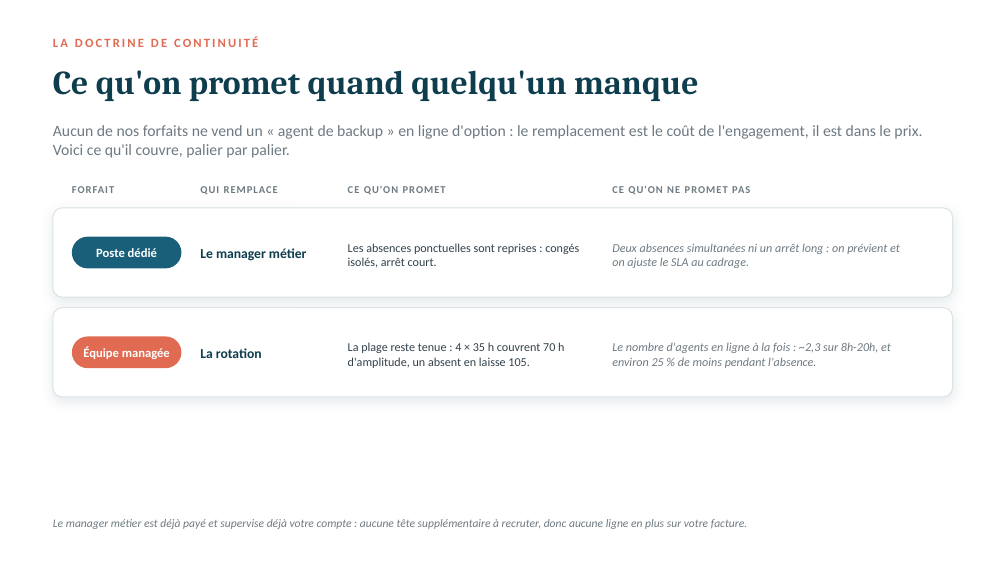
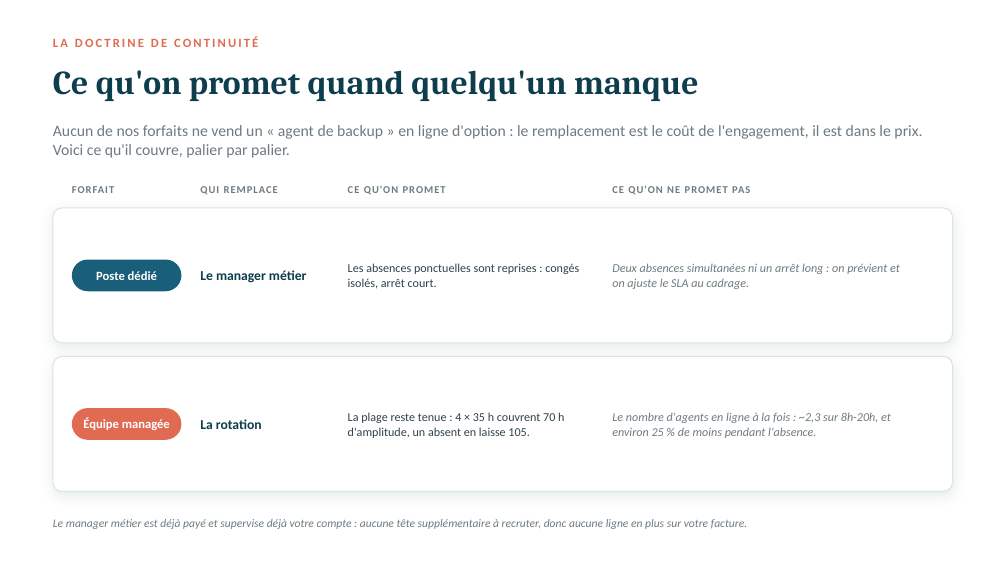
Before and after one commit to valerienvalerien/Salve2, a slide deck: slide 6 of 04-Closing/PLAQUETTE-DEDIE-VS-NONSTOP.pptx. Drawn at 1008x567 pixels with LibreOffice and Linux fonts; fonts in the diff are those of the drawing. Boxes give left, top, right and bottom in pixels: in the first picture for what was removed or moved away, otherwise in the second. Text is boxed around its words. In the diff, an @@ line names an element or a change of style, - is before the commit and + after.

```diff
--- a/04-Closing/PLAQUETTE-DEDIE-VS-NONSTOP.pptx
+++ b/04-Closing/PLAQUETTE-DEDIE-VS-NONSTOP.pptx
@@ rounded rectangle: place and size @@
-rounded rectangle at [53, 208, 953, 297]
+rounded rectangle at [53, 208, 953, 343]
@@ rounded rectangle at [53, 208, 953, 343]: proportions changed @@
@@ text "Le manager métier": place and size @@
-text "Le manager métier" at [200, 248, 307, 261]
+text "Le manager métier" at [200, 270, 307, 283]
@@ text "Les absences ponctuelles sont reprises ...": place and size @@
-text "Les absences ponctuelles sont reprises ..." at [348, 243, 579, 268]
+text "Les absences ponctuelles sont reprises ..." at [348, 263, 579, 289]
@@ text "Deux absences simultanées ni un ...": place and size @@
-text "Deux absences simultanées ni un ..." at [612, 243, 900, 268]
+text "Deux absences simultanées ni un ..." at [612, 263, 900, 289]
@@ text "Poste dédié": place and size @@
-text "Poste dédié" at [96, 248, 157, 257]
+text "Poste dédié" at [96, 271, 157, 280]
@@ rounded rectangle: place and size @@
-rounded rectangle at [72, 237, 181, 268]
+rounded rectangle at [72, 259, 181, 291]
@@ rounded rectangle at [53, 356, 953, 491]: proportions changed @@
@@ rounded rectangle: place and size @@
-rounded rectangle at [53, 308, 953, 397]
+rounded rectangle at [53, 356, 953, 491]
@@ text "La rotation": place and size @@
-text "La rotation" at [200, 348, 262, 358]
+text "La rotation" at [200, 419, 262, 429]
@@ text "La plage reste tenue : ...": place and size @@
-text "La plage reste tenue : ..." at [348, 342, 564, 368]
+text "La plage reste tenue : ..." at [348, 412, 564, 438]
@@ text "Le nombre d'agents en ligne ...": place and size @@
-text "Le nombre d'agents en ligne ..." at [612, 342, 891, 368]
+text "Le nombre d'agents en ligne ..." at [612, 412, 891, 438]
@@ text "Équipe managée": place and size @@
-text "Équipe managée" at [83, 346, 170, 359]
+text "Équipe managée" at [83, 418, 170, 430]
@@ rounded rectangle: place and size @@
-rounded rectangle at [72, 337, 181, 368]
+rounded rectangle at [72, 408, 181, 440]
```
Also in this commit, not shown: 4 other files.
